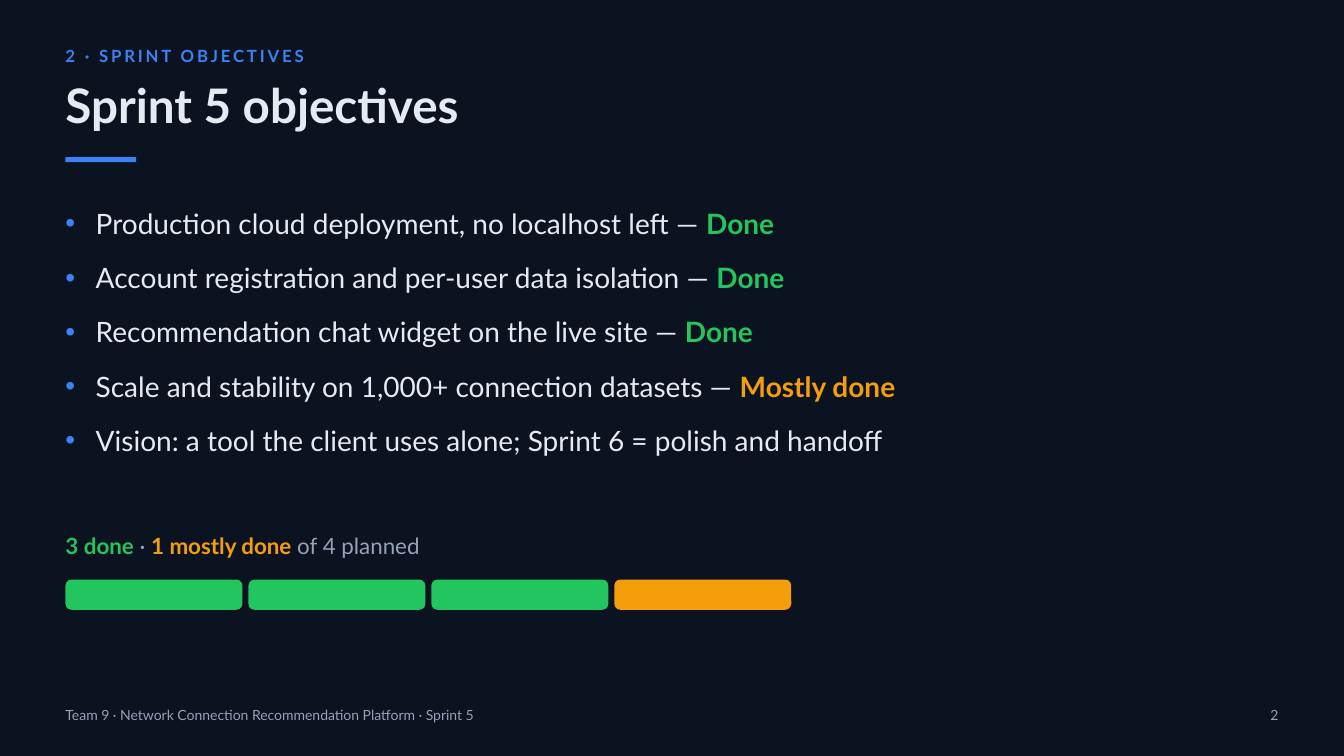
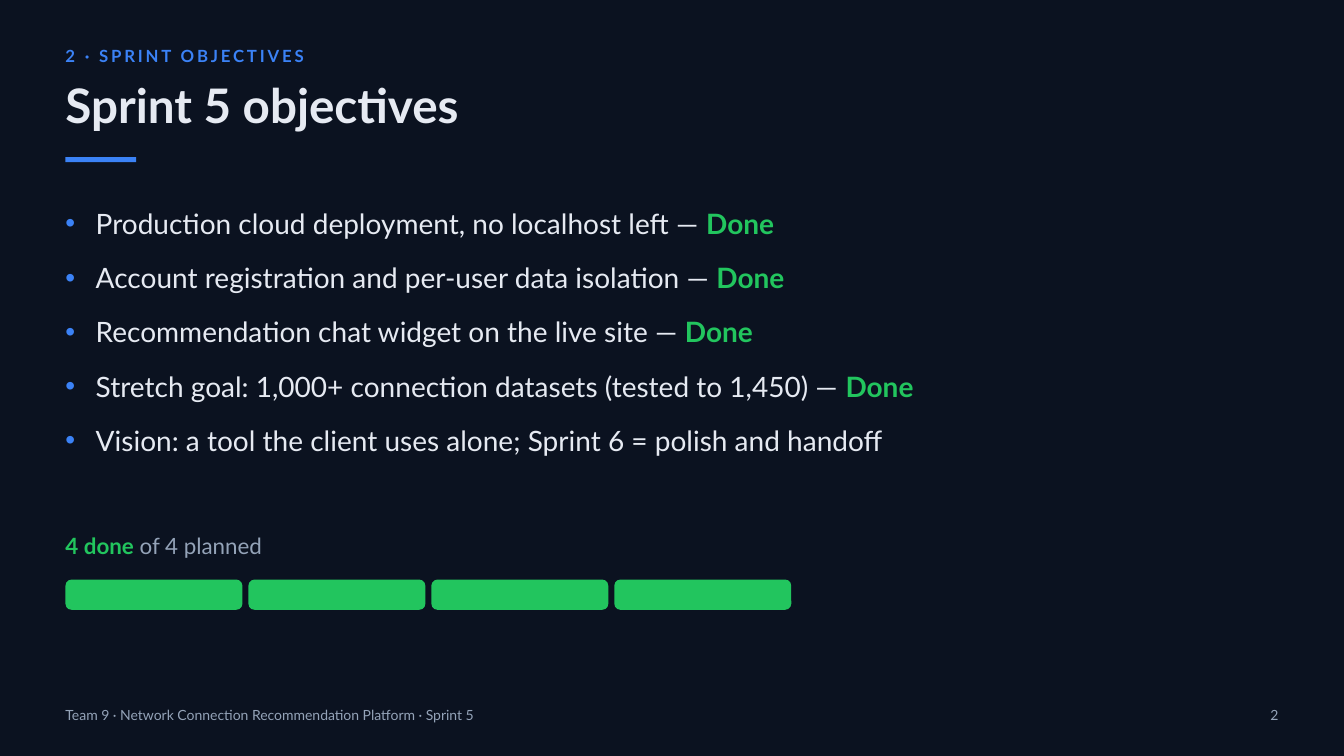
Before and after one commit to Tz-Ray/421-Network-Connection-Recommendation-Platform, a slide deck: slide 2 of reports/sprint-5/sprint-5-presentation.pptx. Drawn at 1344x756 pixels with LibreOffice and Linux fonts; fonts in the diff are those of the drawing. Boxes give left, top, right and bottom in pixels: in the first picture for what was removed or moved away, otherwise in the second. Text is boxed around its words. In the diff, an @@ line names an element or a change of style, - is before the commit and + after.

Commit message:
Mark scale validation done as the Sprint 5 stretch goal and clarify the CI issue status on the slides

```diff
--- a/reports/sprint-5/sprint-5-presentation.pptx
+++ b/reports/sprint-5/sprint-5-presentation.pptx
@@ text at (96, 375, 914, 402): text changed @@
-• Scale and stability on 1,000+ connection datasets — Mostly done
+• Stretch goal: 1,000+ connection datasets (tested to 1,450) — Done
@@ text at (65, 537, 262, 558): text changed; bold off @@
-3 done · 1 mostly done of 4 planned
+4 done of 4 planned
@@ rounded rectangle at (614, 580, 790, 610): fill #F59E0B to #22C55E @@
```
Also in this commit, not shown: 3 other slides changed, 1 other file.
